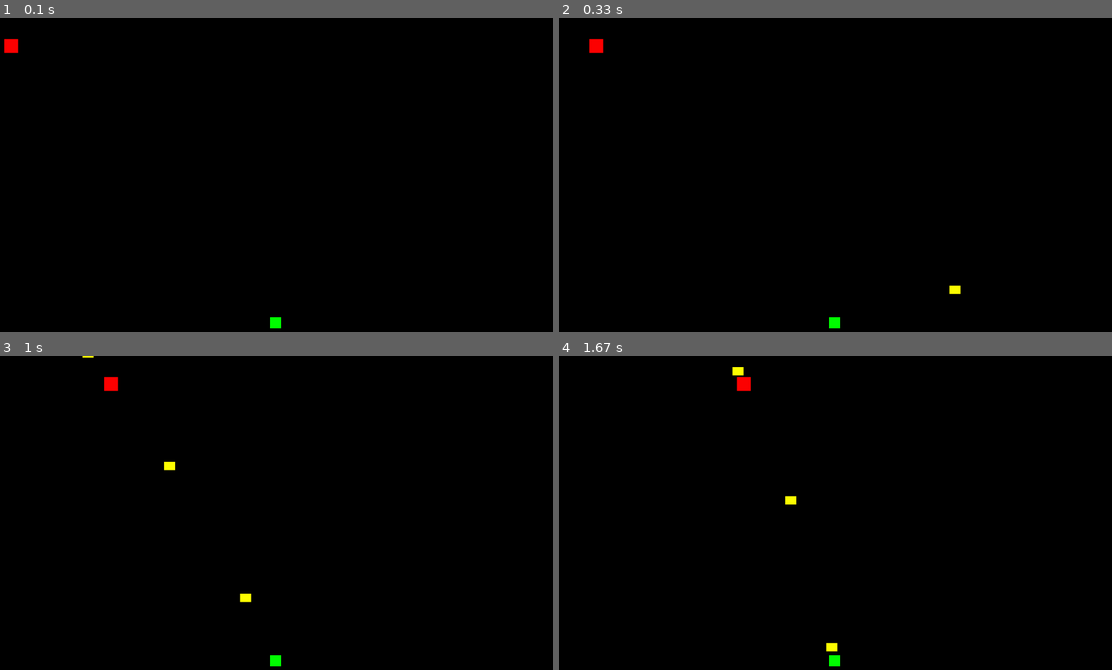
Above: before the commit, frames 1-4 (two rows, left to right).
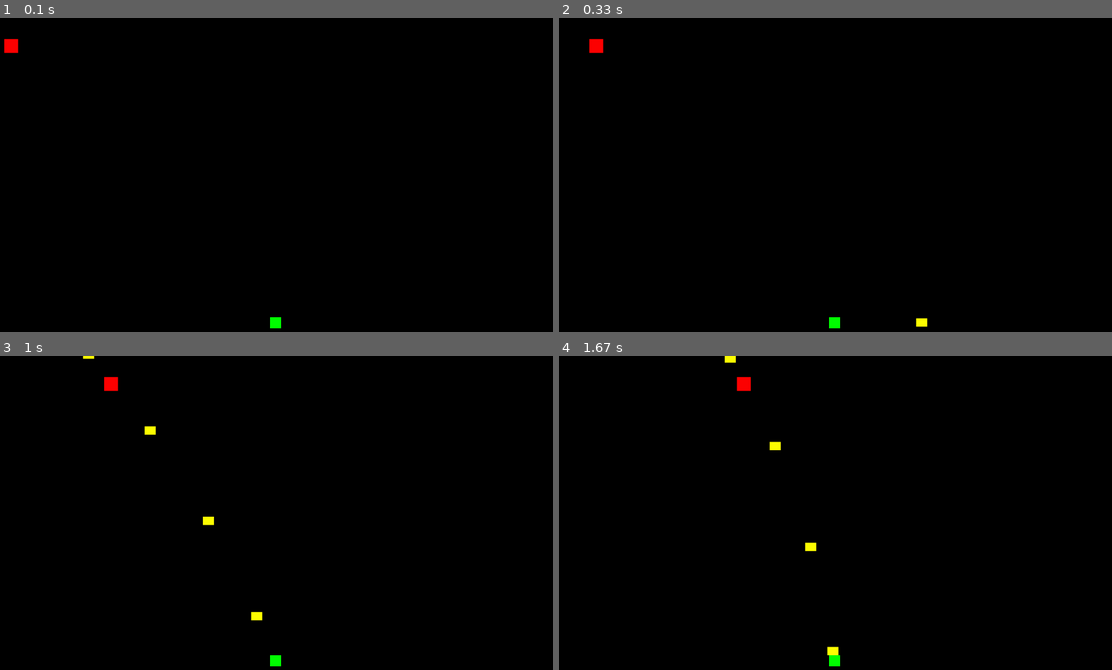
Above: after the commit, the same moments.

Repository: Acaippa/pygame-areal-fighters
Game: pygame game, started from bullet timing test/main.py
Same seed, same stepped clock (60 frames per second), same inputs: the game is played once before the commit and once after it.
Inputs:
- Up to frame 1 (0.1 s): no input
- Up to frame 2 (0.33 s): no input
- Up to frame 3 (1 s): no input
- Up to frame 4 (1.67 s): no input

Frame 1 is identical in both runs. In frame 2, 0.1% of the frame differs, in the area x 64-73%, y 85-99%; in frame 3, 0.3%; in frame 4, 0.3%, in the area x 29-51%, y 0-96%.

Commit message:
Changed delta to bullet movement to decouple it from frame rate.

Diff:
--- a/bullet timing test/main.py
+++ b/bullet timing test/main.py
@@ -48,7 +48,7 @@
 		self.display.blit(self.surface, (self.pos[0] - (self.rect.width // 2), self.pos[1] - (self.rect.height // 2)))
 
 	def get_speed(self): # Return its speed in pixels / second
-		return self.length_traveled * 60 * self.dt
+		return self.length_traveled * 60
 
 
 class Shooter:
@@ -140,7 +140,7 @@
 		# The angle the bullet will travel at
 		self.angle = angle
 		# The speed at which the bullet will travel at
-		self.speed = 25
+		self.speed = 1050
 		# Parameters used later to calculate how far the bullet has moved every frame
 		self.last_x = 0
 		self.last_y = 0
@@ -152,7 +152,7 @@
 		# Convert the angle to radians so we can plot the radians into cos and sin functions to figure out at velocity in each axis the bullet has to move the move in the right angle
 		angle_in_radians = radians(self.angle)
 		self.last_x, self.last_y = self.pos
-		self.pos = (self.pos[0] + (self.speed * cos(angle_in_radians)), self.pos[1] + (self.speed * sin(angle_in_radians)))
+		self.pos = (self.pos[0] + (self.speed * cos(angle_in_radians) * self.dt), self.pos[1] + (self.speed * sin(angle_in_radians) * self.dt))
 
 		self.length_traveled = distance = sqrt((self.pos[0] - self.last_x)**2 + (self.pos[1] - self.last_y)**2)
 
@@ -170,7 +170,8 @@
 			return False
 
 	def get_speed(self): # Return its speed in pixels / second
-		return self.length_traveled * 60 * self.dt
+		print(self.length_traveled)
+		return self.length_traveled * 60
 
 
 
